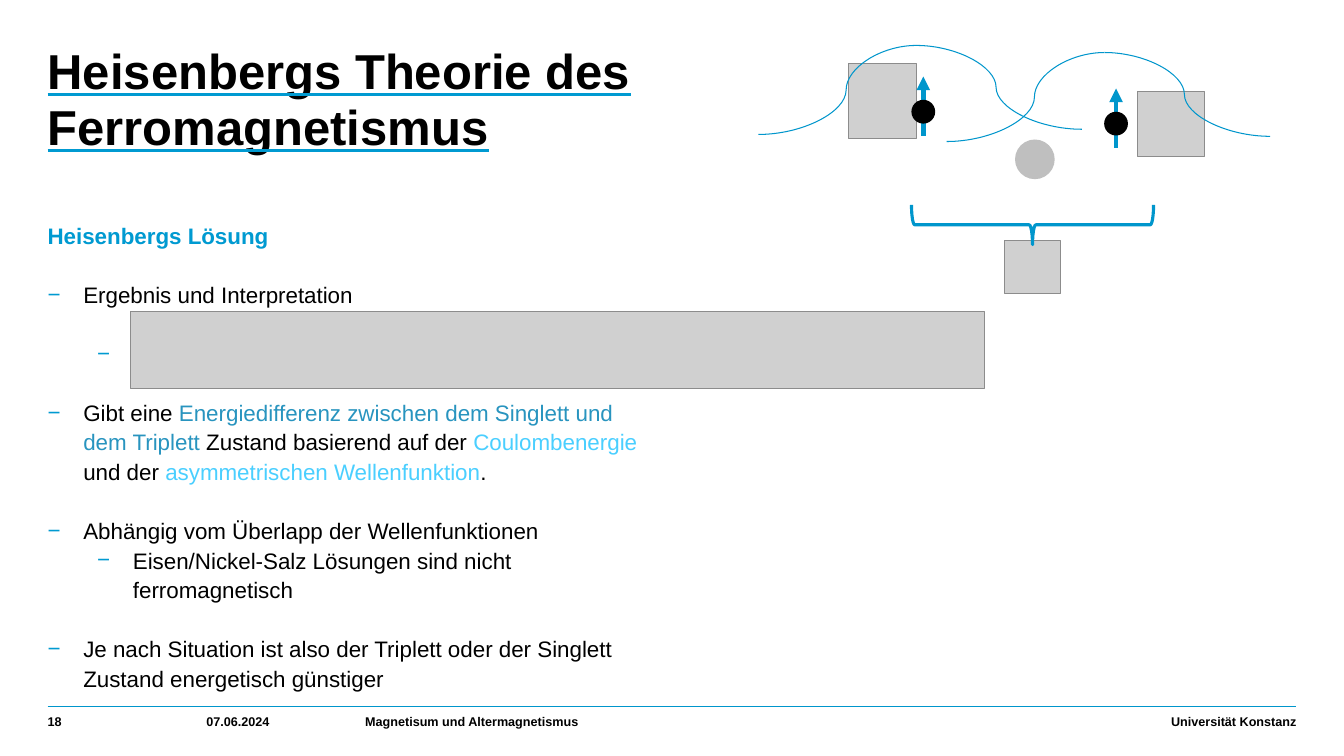
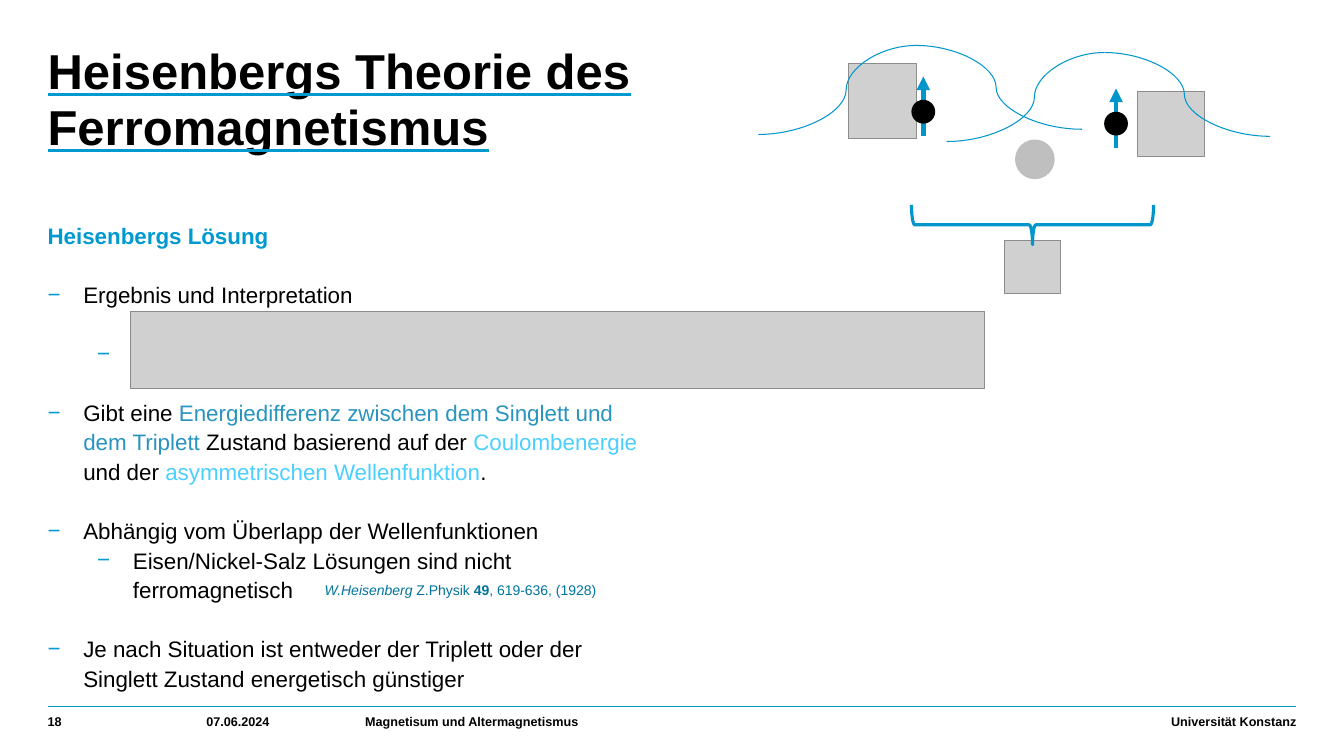
Before and after one commit to HolykingJulex/EstimateSeminar, a slide deck: slide 18 of Vortrag.pptx. Drawn at 1344x756 pixels with LibreOffice and Linux fonts; fonts in the diff are those of the drawing; grey boxes stand for pictures; background and template pictures are left out. Boxes give left, top, right and bottom in pixels: in the first picture for what was removed or moved away, otherwise in the second. Text is boxed around its words. In the diff, an @@ line names an element or a change of style, - is before the commit and + after.

```diff
--- a/Vortrag.pptx
+++ b/Vortrag.pptx
@@ text added at <box>325,585,596,598</box>, 10 pt, text #00739D @@
+W.Heisenberg Z.Physik 49, 619-636, (1928)
@@ text at <box>83,640,582,688</box>: text changed @@
-    − Je nach Situation ist also der Triplett oder der Singlett Zustand energetisch günstiger
+    − Je nach Situation ist entweder der Triplett oder der Singlett Zustand energetisch günstiger
```
Also in this commit, not shown: 21 other slides changed, 1 other file.
